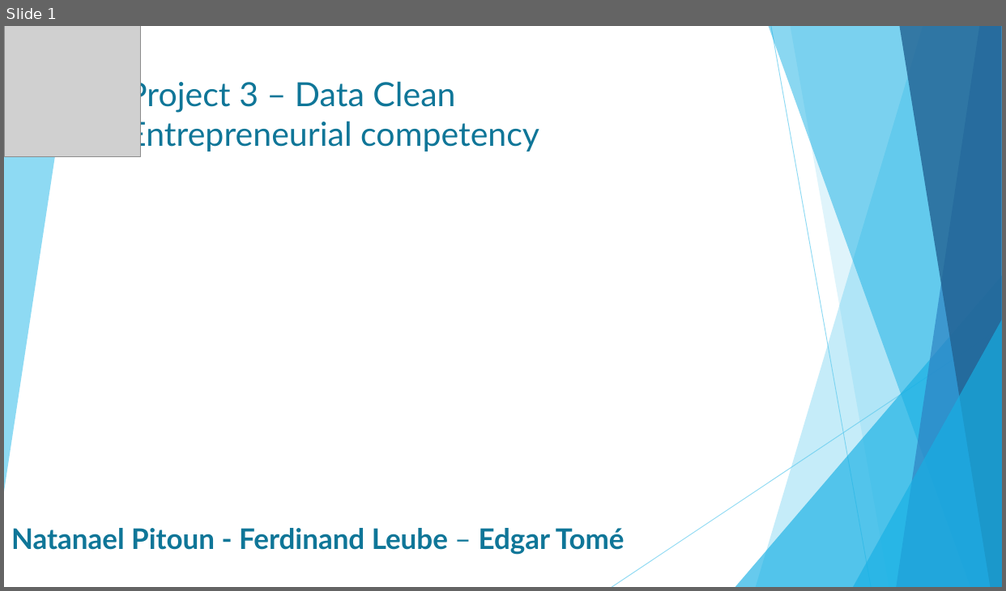
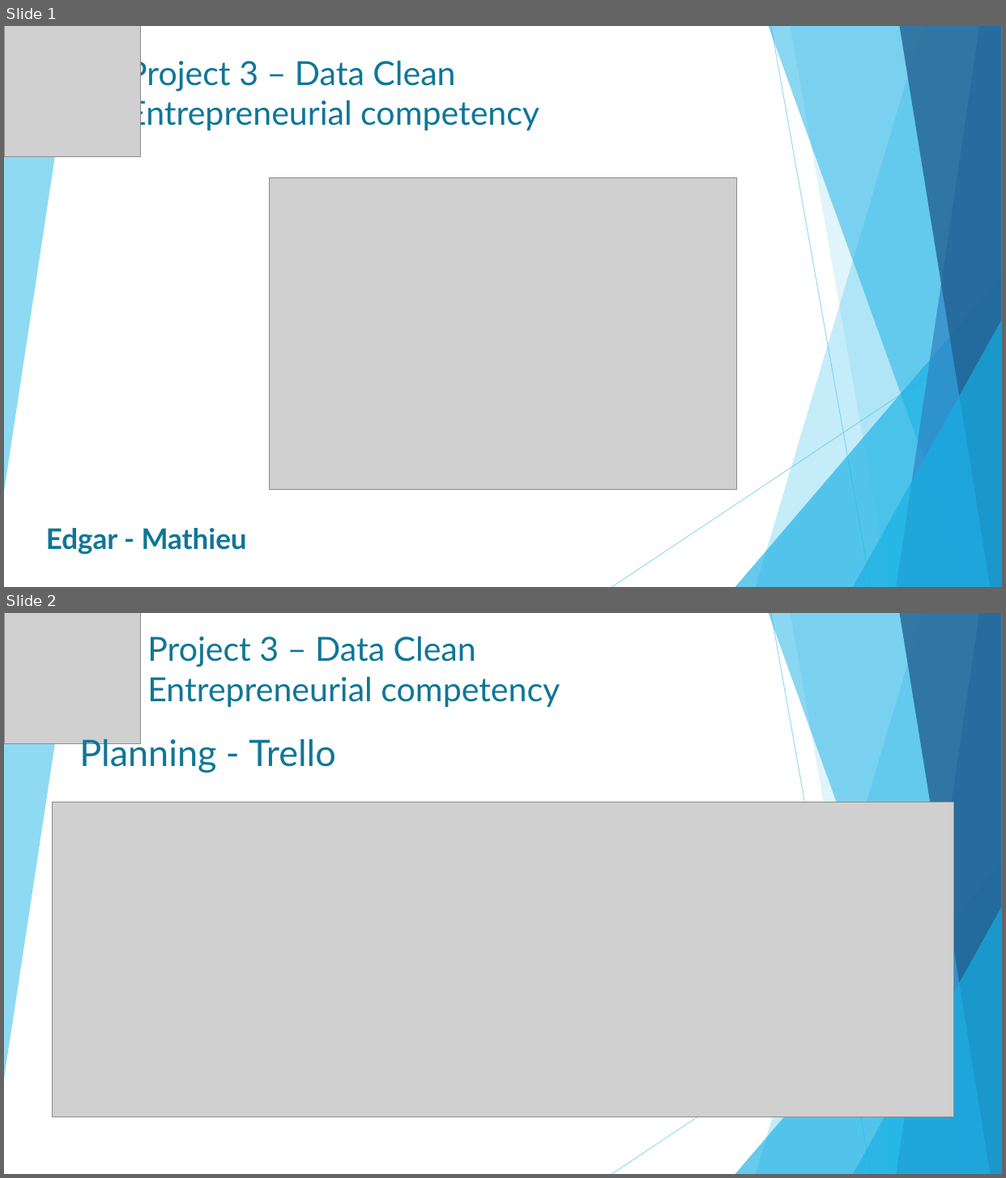
Before and after one commit to Edgart371/Project-3-Clean-Data-Entrepreneurial-Competency, a slide deck: Project3_Entrepreneurial competency .pptx. Shown one above the other, each under a label of ours: slide 1 before the commit, slides 1 and 2 after it. The pictures are 1006x591 and 1006x1178 pixels, drawn with LibreOffice and Linux fonts; fonts in the diff are those of the drawing; grey boxes stand for pictures. Boxes give left, top, right and bottom in pixels: in the first picture for what was removed or moved away, otherwise in the second. Text is boxed around its words. In the diff, an @@ line names an element or a change of style, - is before the commit and + after.

```diff
--- a/Project3_Entrepreneurial competency .pptx
+++ b/Project3_Entrepreneurial competency .pptx
@@ slide 2 added at [4,613,1002,1174], background #FFFFFF; not listed: 10 template elements that a slide beside it also shows @@
@@ picture added at [4,613,140,744] @@
@@ title added at [147,636,560,707], 32 pt, text #0F7698 @@
+Project 3 – Data Clean
+Entrepreneurial competency
@@ text added at [79,735,335,773], 35.1 pt, text #0F7698 @@
+Planning - Trello
@@ picture added at [53,803,954,1118] @@
@@ slide 1 changed as well @@
@@ title "Project 3 – Data Clean ...": place and size @@
-title "Project 3 – Data Clean ..." at [127,77,539,152]
+title "Project 3 – Data Clean ..." at [127,56,539,131]
@@ picture added at [269,178,737,490] @@
@@ text at [46,528,247,555]: text changed @@
-Natanael Pitoun - Ferdinand Leube – Edgar Tomé
+Edgar - Mathieu
```
Also in this commit, not shown: 4 other slides changed, 2 other slides added, 4 slides removed.
